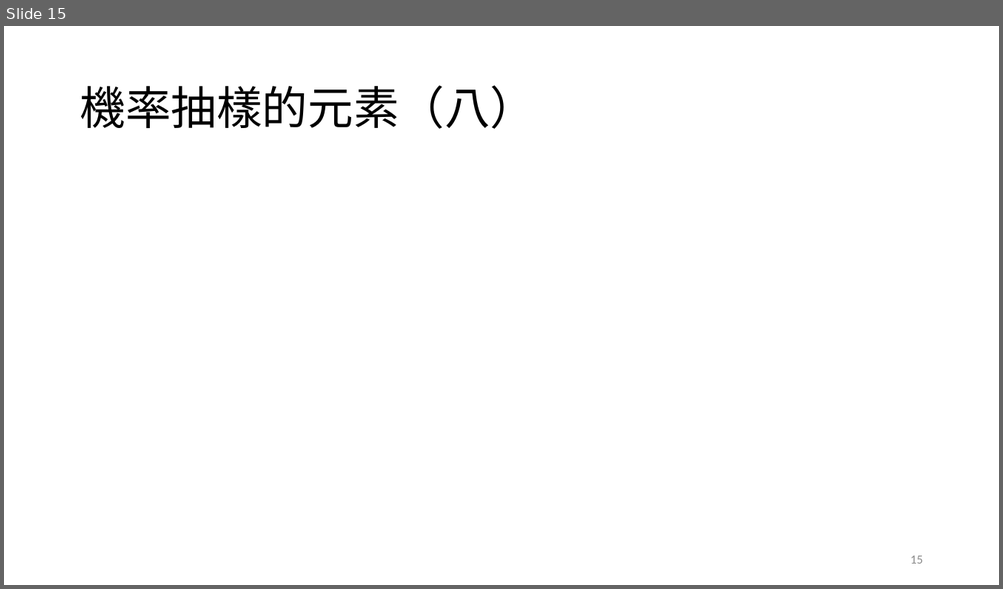
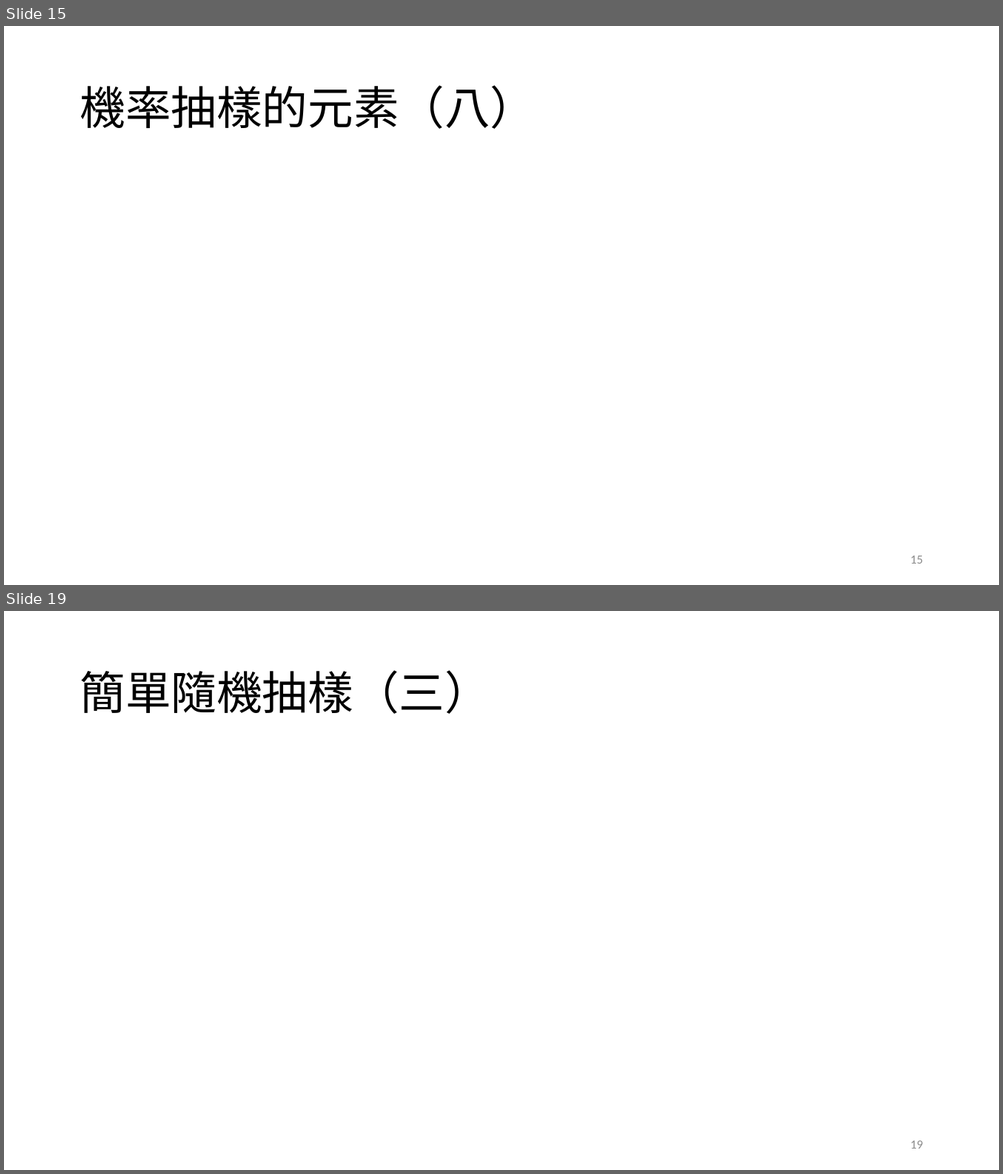
Before and after one commit to TsaiChiahung/PublicOpinion2026, a slide deck: 投影片/民意與調查Week5.pptx. Shown one above the other, each under a label of ours: slide 15 before the commit, slides 15 and 19 after it; the slides between them are not shown. The pictures are 1003x589 and 1003x1174 pixels, drawn with LibreOffice and Linux fonts; fonts in the diff are those of the drawing; grey boxes stand for pictures. Boxes give left, top, right and bottom in pixels: in the first picture for what was removed or moved away, otherwise in the second. Text is boxed around its words. In the diff, an @@ line names an element or a change of style, - is before the commit and + after.

```diff
--- a/投影片/民意與調查Week5.pptx
+++ b/投影片/民意與調查Week5.pptx
@@ slide 19 added at (4, 611, 999, 1170), background #FFFFFF @@
@@ title added at (79, 670, 489, 714), 44 pt, text #000000 @@
+簡單隨機抽樣（三）
@@ page number added at (910, 1141, 922, 1149), 12 pt, text #8C8C8C @@
+19
```
Also in this commit, not shown: 1 slide changed, 9 other slides added.
